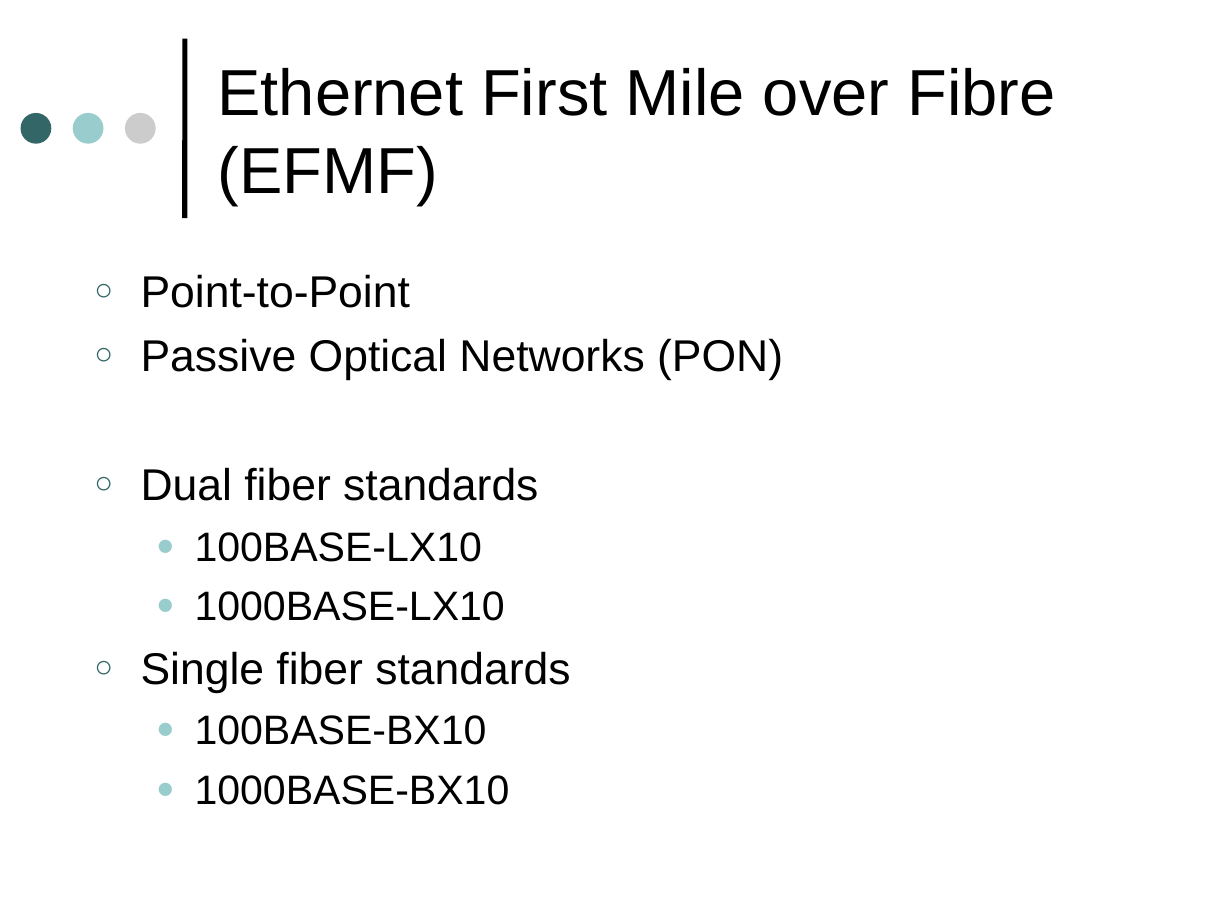
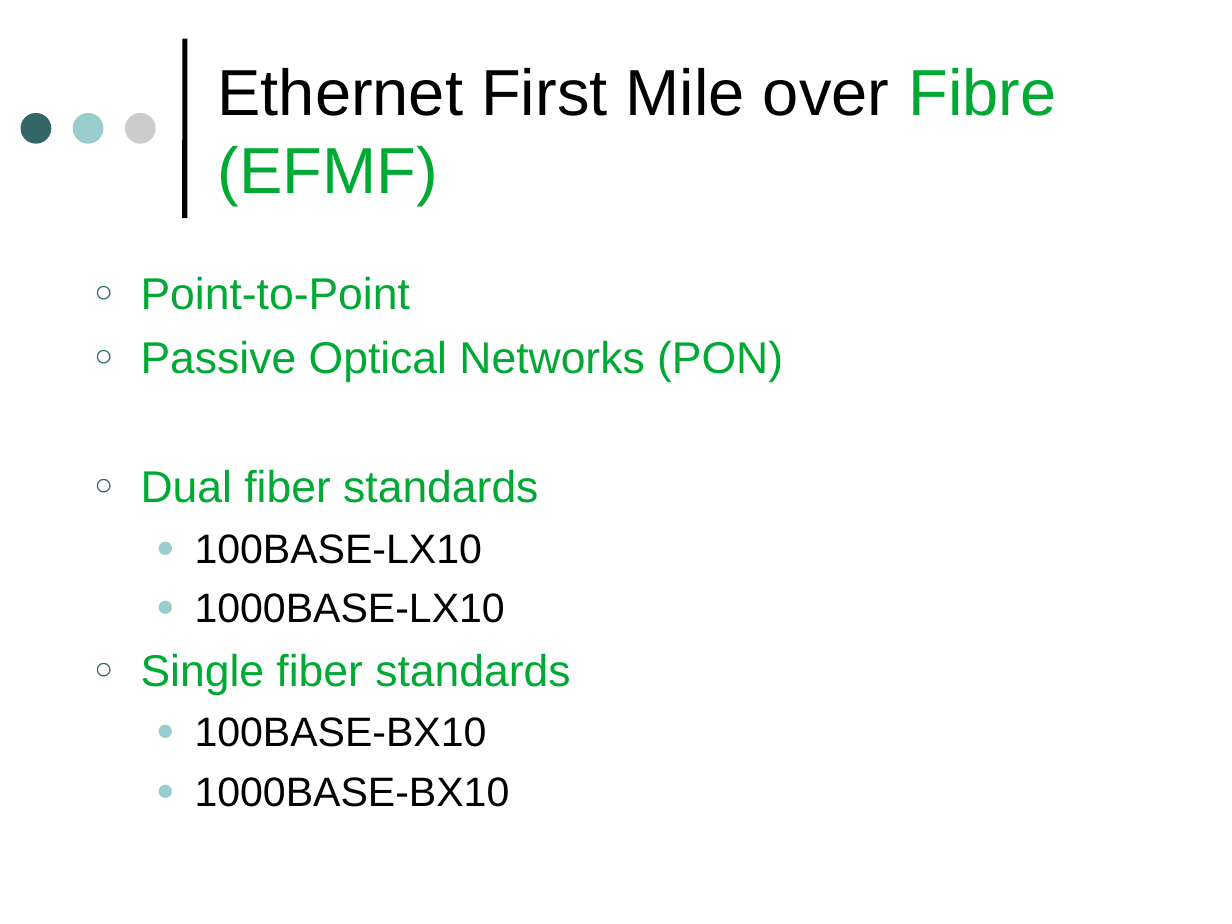
Before and after one commit to SahanWeerasiri/sem4, a slide deck: slide 32 of Computer Networks/WANs.odp. Drawn at 1232x924 pixels with LibreOffice and Linux fonts; fonts in the diff are those of the drawing. Boxes give left, top, right and bottom in pixels: in the first picture for what was removed or moved away, otherwise in the second. Text is boxed around its words. In the diff, an @@ line names an element or a change of style, - is before the commit and + after.

```diff
--- a/Computer Networks/WANs.odp
+++ b/Computer Networks/WANs.odp
@@ title "Ethernet First Mile over Fibre ..." at [217,68,1056,206]: text colour #000000 to #00A933 in "Fibre (EFMF)" @@
@@ text at [141,276,783,695]: text colour #000000 to #00A933 in "Point-to-Point", "Passive Optical Networks (PON)", "Dual fiber standards", "Single fiber standards" @@
```
Also in this commit, not shown: 25 other slides changed.
